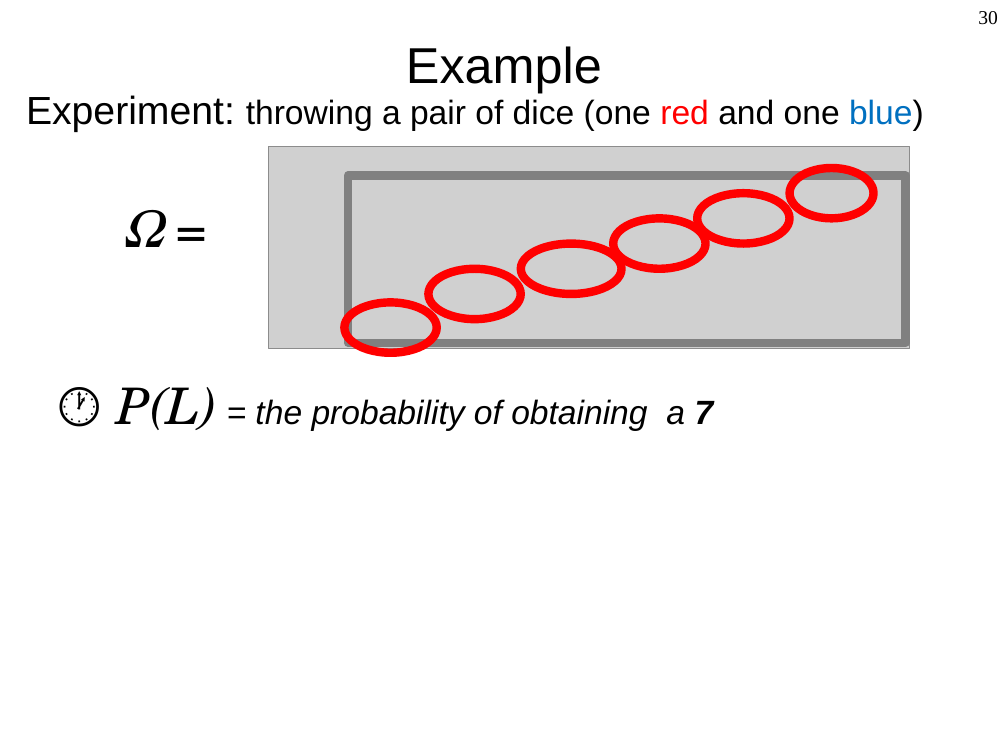
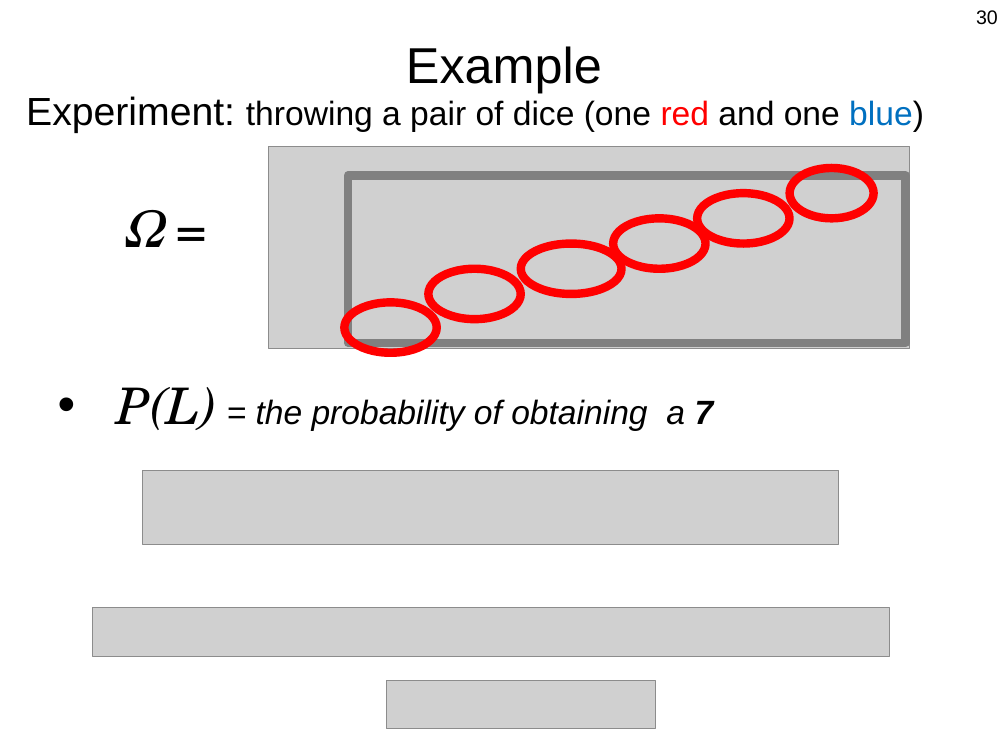
Before and after one commit to Berkeley-ME233/Berkeley-ME233.github.io, a slide deck: slide 30 of static/ME233_Sp16_L2_Probability_Intro.pptx. Drawn at 1008x756 pixels with LibreOffice and Linux fonts; fonts in the diff are those of the drawing; grey boxes stand for pictures. Boxes give left, top, right and bottom in pixels: in the first picture for what was removed or moved away, otherwise in the second. Text is boxed around its words. In the diff, an @@ line names an element or a change of style, - is before the commit and + after.

```diff
--- a/static/ME233_Sp16_L2_Probability_Intro.pptx
+++ b/static/ME233_Sp16_L2_Probability_Intro.pptx
@@ page number at box(976, 10, 998, 25): font Times New Roman to Arial @@
@@ text "Experiment: throwing a pair of ..." at box(26, 96, 924, 133): more space between paragraphs @@
@@ text "P(L) = the probability of ..." at box(117, 387, 714, 431): bullet 🕐 to •; more space between paragraphs @@
@@ picture added at box(142, 471, 839, 544) @@
@@ picture added at box(92, 608, 889, 656) @@
@@ picture added at box(386, 680, 655, 729) @@
```
Also in this commit, not shown: 62 other slides changed, 2 other files.
